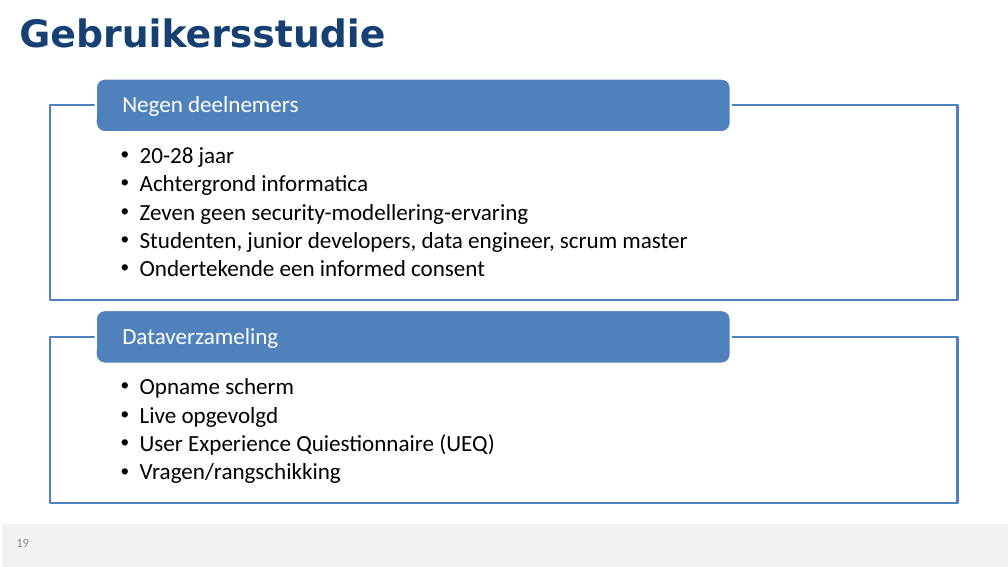
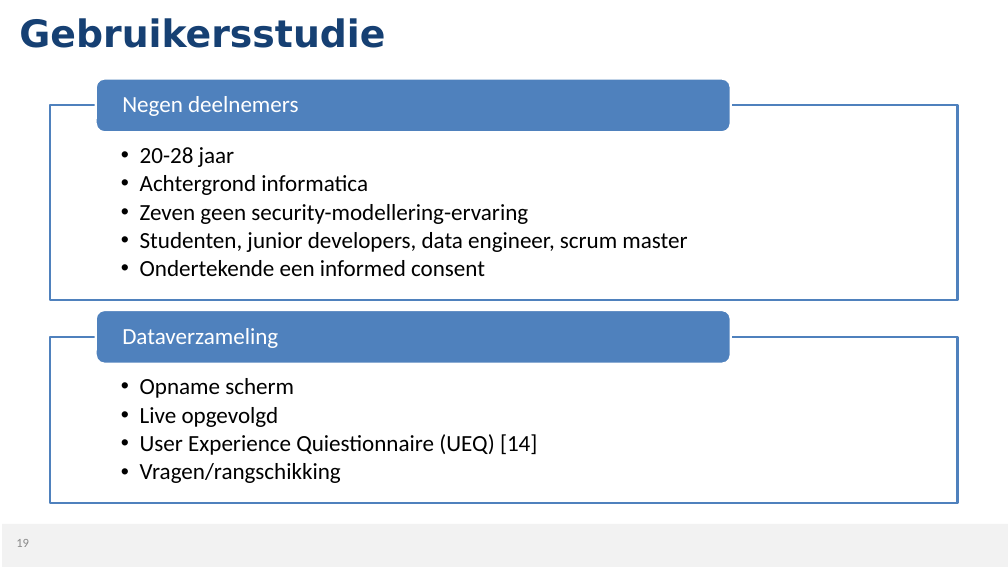
Before and after one commit to MikaG-1952764/masterproef, a slide deck: slide 19 of MP2526_Verdediging.pptx. Drawn at 1008x567 pixels with LibreOffice and Linux fonts; fonts in the diff are those of the drawing; background and template pictures are left out. Boxes give left, top, right and bottom in pixels: in the first picture for what was removed or moved away, otherwise in the second. Text is boxed around its words. In the diff, an @@ line names an element or a change of style, - is before the commit and + after.

```diff
--- a/MP2526_Verdediging.pptx
+++ b/MP2526_Verdediging.pptx
@@ text at <box>140,434,537,455</box>: text changed @@
-  • User Experience Quiestionnaire (UEQ)
+  • User Experience Quiestionnaire (UEQ) [14]
```
Also in this commit, not shown: 13 other slides changed, 1 other file.
